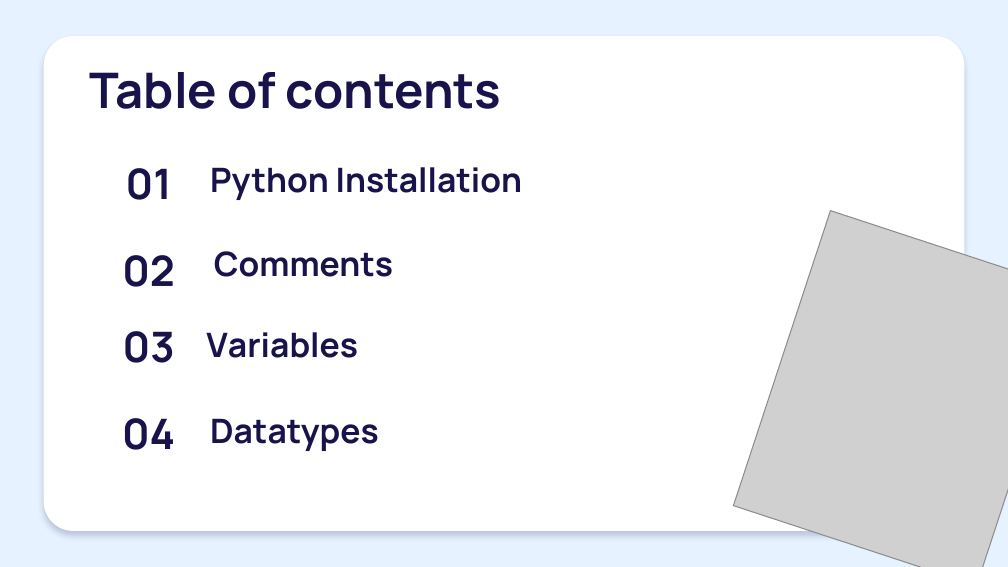
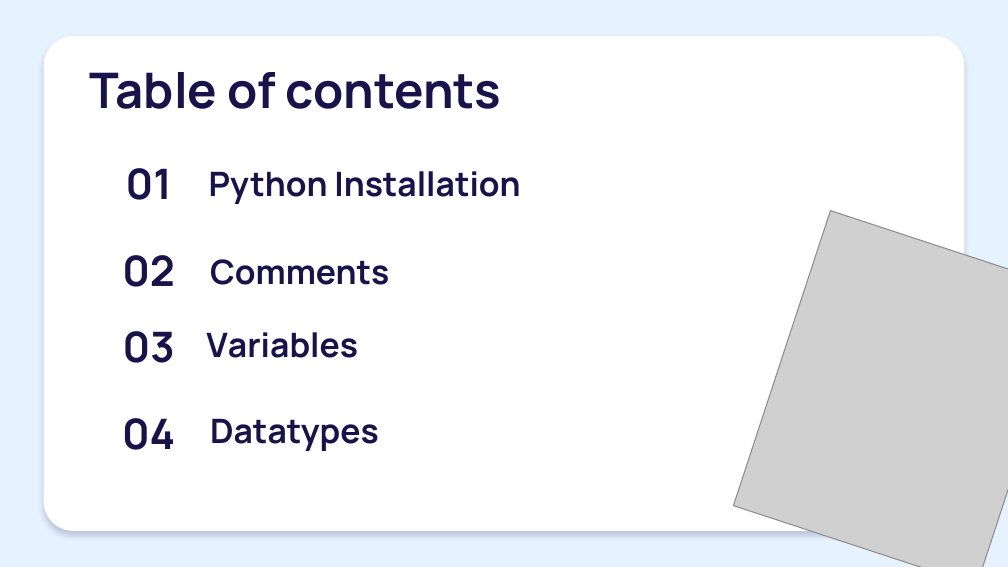
Before and after one commit to The-HiveEd/Notes, a slide deck: slide 2 of Python PPT/PPTs/day_2.pptx. Drawn at 1008x567 pixels with LibreOffice and Linux fonts; fonts in the diff are those of the drawing; grey boxes stand for pictures; background and template pictures are left out. Boxes give left, top, right and bottom in pixels: in the first picture for what was removed or moved away, otherwise in the second. Text is boxed around its words. In the diff, an @@ line names an element or a change of style, - is before the commit and + after.

```diff
--- a/Python PPT/PPTs/day_2.pptx
+++ b/Python PPT/PPTs/day_2.pptx
@@ subtitle "Python Installation": place and size @@
-subtitle "Python Installation" at box(210, 167, 522, 200)
+subtitle "Python Installation" at box(209, 171, 520, 204)
@@ subtitle "Comments": place and size @@
-subtitle "Comments" at box(214, 251, 393, 277)
+subtitle "Comments" at box(210, 259, 389, 285)
```
Also in this commit, not shown: 4 other slides changed, 3 other files.
